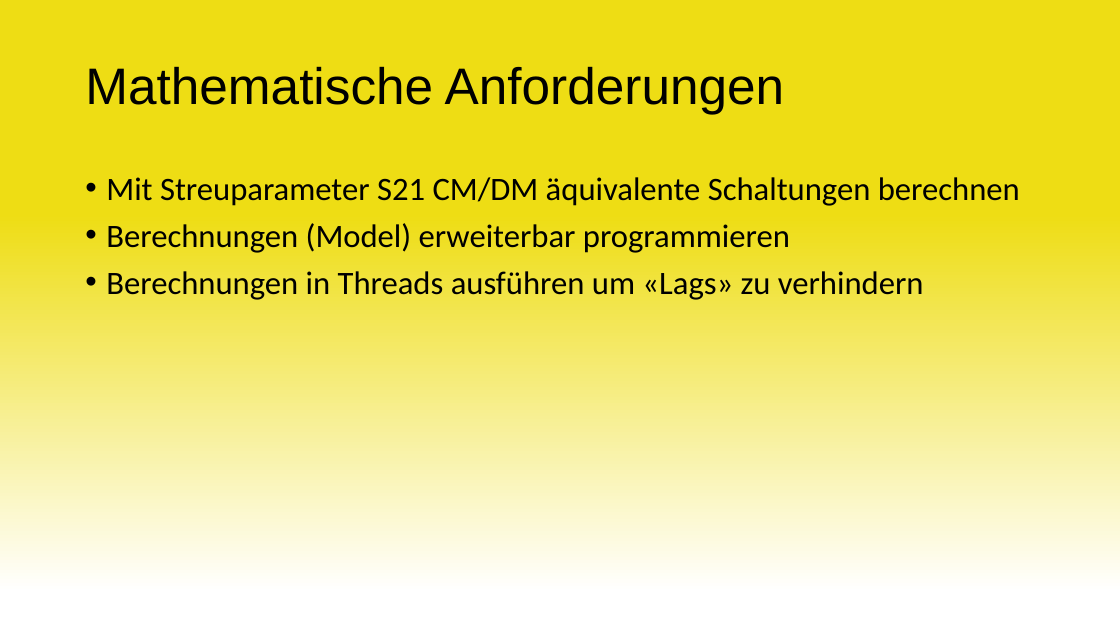
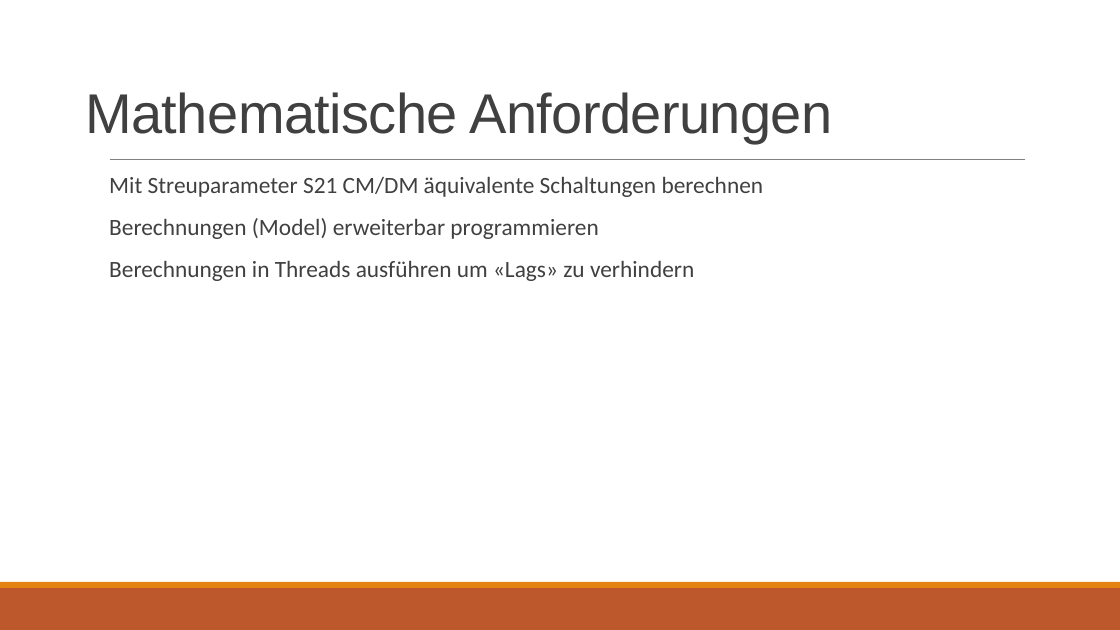
Before and after one commit to Swissmade41/EMI-Filter, a slide deck: slide 10 of Präsentation/Zwischenpräsentation.pptx (slide 14 before the commit). Drawn at 1120x630 pixels with LibreOffice and Linux fonts; fonts in the diff are those of the drawing. Boxes give left, top, right and bottom in pixels: in the first picture for what was removed or moved away, otherwise in the second. Text is boxed around its words. In the diff, an @@ line names an element or a change of style, - is before the commit and + after.

Commit message:
Update Zwischenpräsentation.pptx
Design angepasst
Präsi umstrukturiert

```diff
--- a/Präsentation/Zwischenpräsentation.pptx
+++ b/Präsentation/Zwischenpräsentation.pptx
@@ background gradient #FFFFFF to #EEDD14 to #FFFFFF @@
@@ title "Mathematische Anforderungen" at box(85, 92, 832, 142): size 44 to 48 pt, text colour #000000 to #404040, letter spacing 0 to -0.5 pt; line spacing 0.9 to 0.85; vertical alignment middle to bottom @@
@@ text "Mit Streuparameter S21 CM/DM äquivalente ..." at box(109, 177, 764, 281): size 28 to 20 pt, text colour #000000 to #404040; bullet • to  ; more space between paragraphs @@
@@ line added from (110, 160) to (1026, 160), #808080 0.5 pt @@
@@ rectangle added at box(0, 588, 1120, 630), fill #BD582C @@
@@ rectangle added at box(0, 582, 1120, 588), fill #E48312 @@
```
Also in this commit, not shown: 10 other slides changed, 5 slides added, 8 slides removed.
